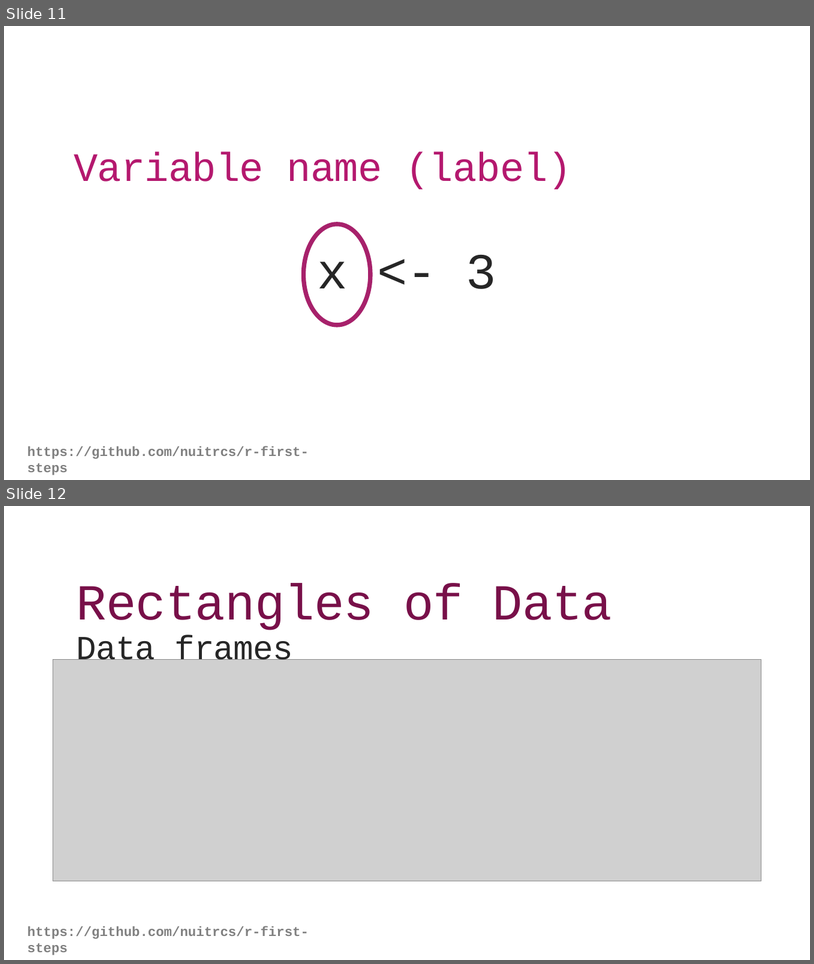
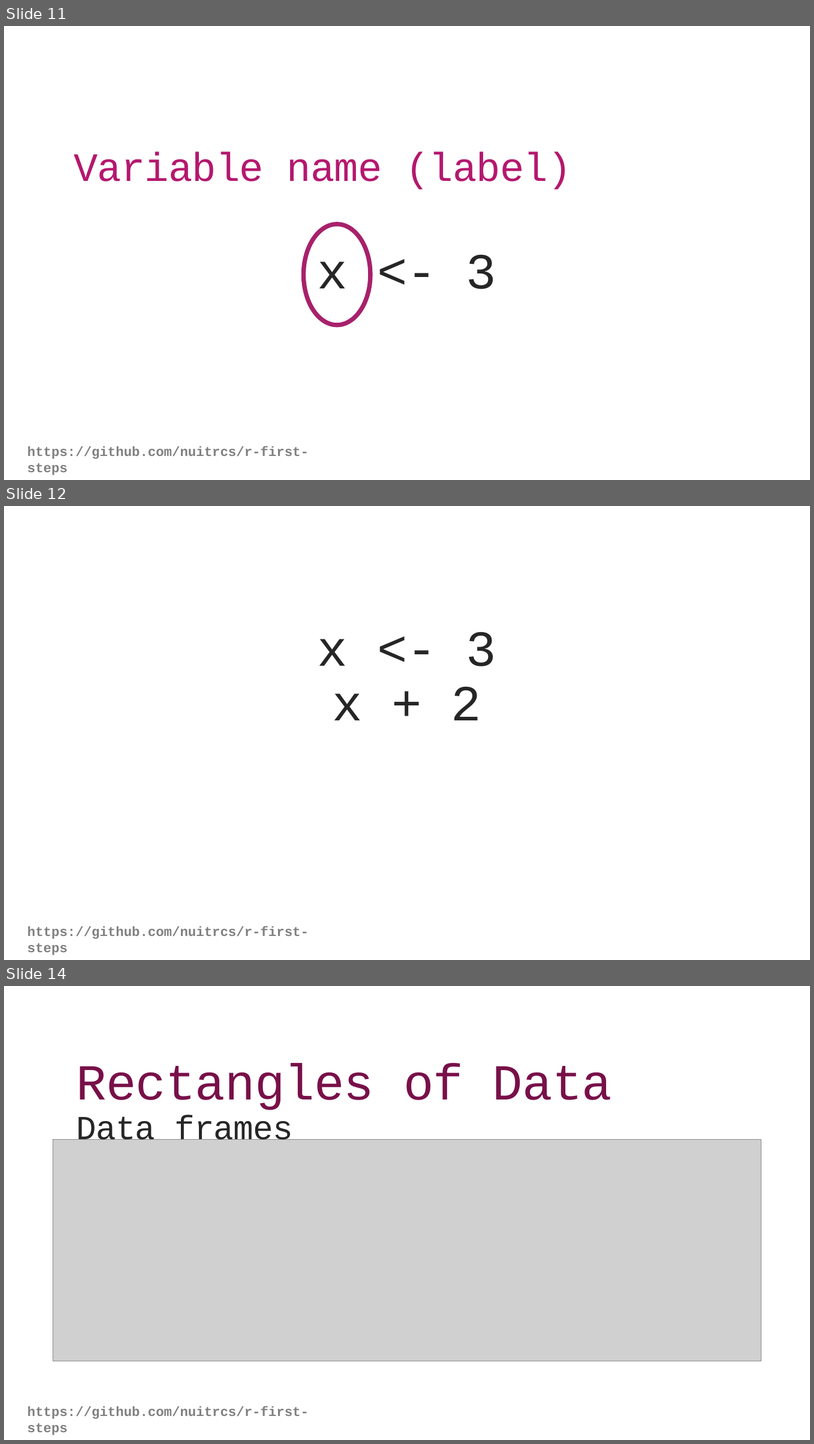
Before and after one commit to nuitrcs/r-first-steps, a slide deck: slides.pptx. Shown one above the other, each under a label of ours: slides 11 and 12 before the commit, slides 11, 12 and 14 after it; the slides between them are not shown. The pictures are 814x964 and 814x1444 pixels, drawn with LibreOffice and Linux fonts; fonts in the diff are those of the drawing; grey boxes stand for pictures. Boxes give left, top, right and bottom in pixels: in the first picture for what was removed or moved away, otherwise in the second. Text is boxed around its words. In the diff, an @@ line names an element or a change of style, - is before the commit and + after.

```diff
--- a/slides.pptx
+++ b/slides.pptx
@@ slide 12 added at (4,506,810,960), background #FFFFFF @@
@@ text added at (318,632,497,720), 60 pt, text #262626 @@
+x <- 3
+x + 2
@@ text added at (27,926,309,955), 16 pt, text #808080, bold @@
+https://github.com/nuitrcs/r-first-steps
@@ what was slide 12 is now slide 14 @@
```
Also in this commit, not shown: 3 slides changed, 1 other slide added, 4 other files.
